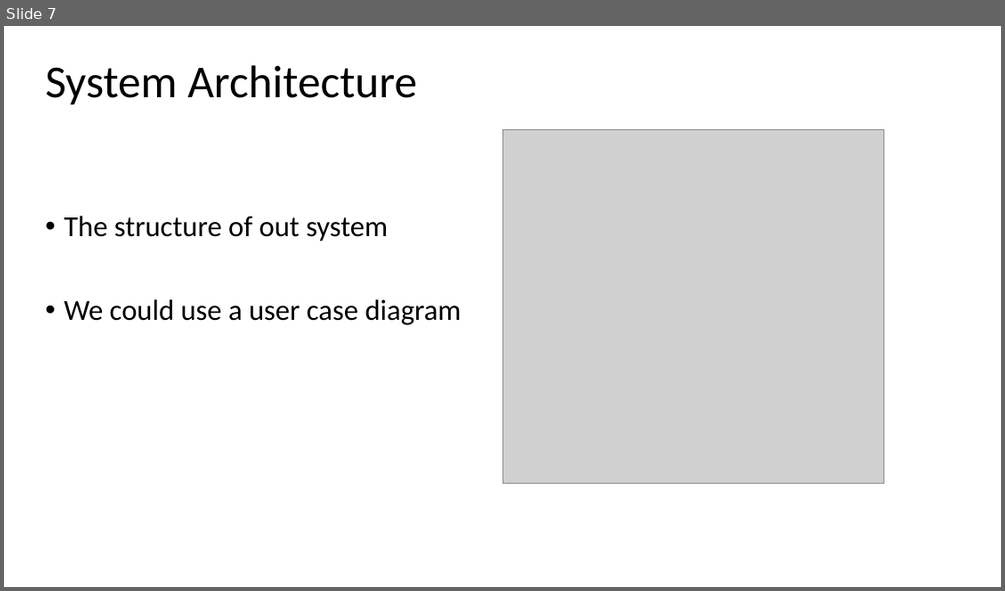
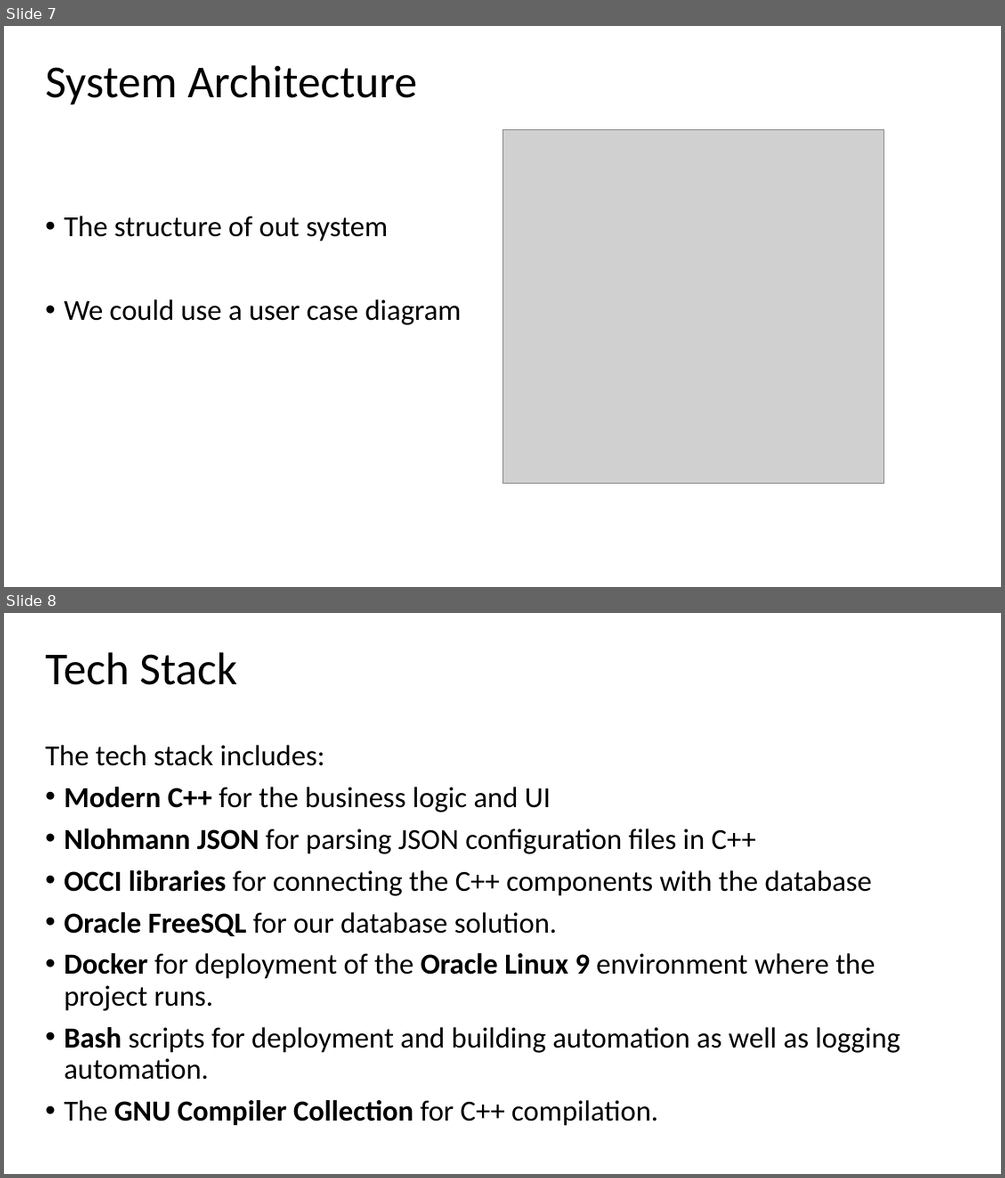
Before and after one commit to wallmenis/exercise, a slide deck: presentation/Presentation.pptx. Shown one above the other, each under a label of ours: slide 7 before the commit, slides 7 and 8 after it. The pictures are 1005x591 and 1005x1178 pixels, drawn with LibreOffice and Linux fonts; fonts in the diff are those of the drawing; grey boxes stand for pictures; background and template pictures are left out. Boxes give left, top, right and bottom in pixels: in the first picture for what was removed or moved away, otherwise in the second. Text is boxed around its words. In the diff, an @@ line names an element or a change of style, - is before the commit and + after.

```diff
--- a/presentation/Presentation.pptx
+++ b/presentation/Presentation.pptx
@@ slide 8 added at box(4, 613, 1001, 1174), background picture (left out) @@
@@ title added at box(45, 652, 237, 685), 44 pt, text #000000 @@
+Tech Stack
@@ subtitle added at box(45, 745, 900, 1126), 28 pt, text #000000 @@
+The tech stack includes:
+• Modern C++ for the business logic and UI
+• Nlohmann JSON for parsing JSON configuration files in C++
+• OCCI libraries for connecting the C++ components with the database
+• Oracle FreeSQL for our database solution.
+• Docker for deployment of the Oracle Linux 9 environment where the project runs.
+• Bash scripts for deployment and building automation as well as logging automation.
+• The GNU Compiler Collection for C++ compilation.
```
Also in this commit, not shown: 7 slides changed, 5 other slides added, 6 slides removed, 3 other files.
